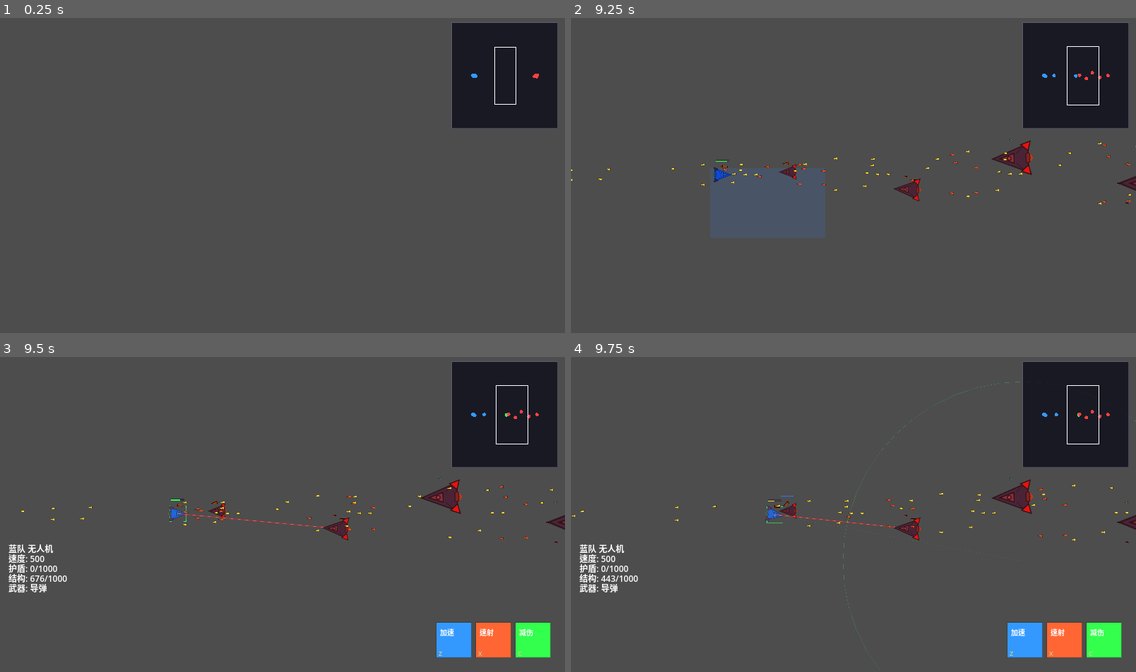
Above: before the commit, frames 1-4 (two rows, left to right).
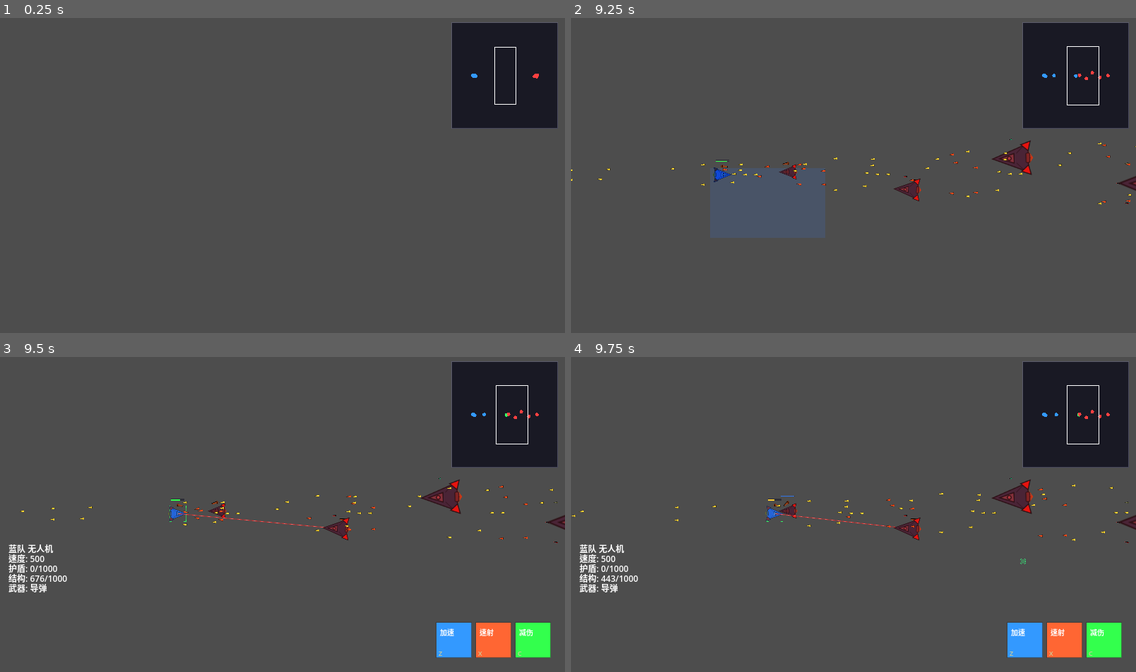
Above: after the commit, the same moments.

Repository: ZhanXuzhao/SpaceRTS
Game: Godot game, scene res://scenes/main.tscn
Same seed, same stepped clock (60 frames per second), same inputs: the game is played once before the commit and once after it.
Inputs (mouse positions are in pixels of both pictures, inside the frame that each line leads up to):
- Up to frame 1 (0.25 s): no input
- Up to frame 2 (9.25 s): tap Enter at 0.5, 4.25 s; move the mouse to (977, 159) at 0.52 s; hold W 0.53-1.25 s; tap R at 0.6 s; click (977, 159) at 0.67 s; tap Space at 1.25 s; drag from (740, 191) to (825, 238) at 1.27 s; move the mouse to (910, 106) at 2.02 s; hold W 2.03-2.75 s; tap H at 2.1 s; click (910, 106) at 2.17 s; drag from (825, 238) to (684, 128) at 2.77 s; move the mouse to (1023, 222) at 3.52 s; hold A 3.53-4.25 s; tap Z at 3.6 s; click (1023, 222) at 3.67 s; drag from (684, 128) to (768, 93) at 4.27 s; move the mouse to (881, 175) at 5.02 s; hold A 5.03-5.75 s; tap C at 5.1 s; click (881, 175) at 5.17 s; drag from (768, 93) to (887, 147) at 5.77 s; move the mouse to (977, 159) at 6.52 s; hold W 6.53-7.25 s; tap 0 at 6.6 s; click (977, 159) at 6.67 s; drag from (740, 191) to (898, 153) at 7.27 s; move the mouse to (910, 106) at 8.02 s; hold A 8.03-8.75 s; hold Shift 8.03-8.75 s; click (910, 106) at 8.17 s; drag from (825, 238) to (712, 169) at 8.77 s
- Up to frame 3 (9.5 s): no input
- Up to frame 4 (9.75 s): move the mouse to (1023, 561) at 9.52 s; hold W from 9.53 s (still down); tap Q at 9.6 s; click (1023, 561) at 9.67 s

Frames 1-3 are identical in both runs. In frame 4, 0.3% of the frame differs, in the area x 34-100%, y 7-100%.

Commit message:
fix: W单击默认环绕 / 拖拽以按下点为圆心设定半径

Diff:
--- a/scripts/main.gd
+++ b/scripts/main.gd
@@ -341,9 +341,10 @@
 	if event is InputEventMouseButton and event.button_index == MOUSE_BUTTON_LEFT:
 		if event.pressed:
 			if _orbit_cursor_mode:
-				_handle_orbit_click(event.position)
-				_orbit_cursor_mode = false
-				queue_redraw()
+				# 按下时记录起点
+				_orbit_drag_start = event.position
+				_orbit_drag_end = event.position
+				_orbit_is_dragging = true
 			elif _attack_cursor_mode:
 				_handle_attack_click(event.position)
 				_attack_cursor_mode = false
@@ -358,6 +359,15 @@
 			if _is_dragging:
 				_is_dragging = false
 				_apply_selection()
+				queue_redraw()
+			if _orbit_is_dragging:
+				_orbit_is_dragging = false
+				_orbit_cursor_mode = false
+				var radius = _orbit_drag_start.distance_to(event.position)
+				if radius < 10.0:
+					_handle_orbit_click(_orbit_drag_start, -1.0)
+				else:
+					_handle_orbit_click(_orbit_drag_start, radius)
 				queue_redraw()
 
 	# ---- 鼠标移动（拖拽中） ----
